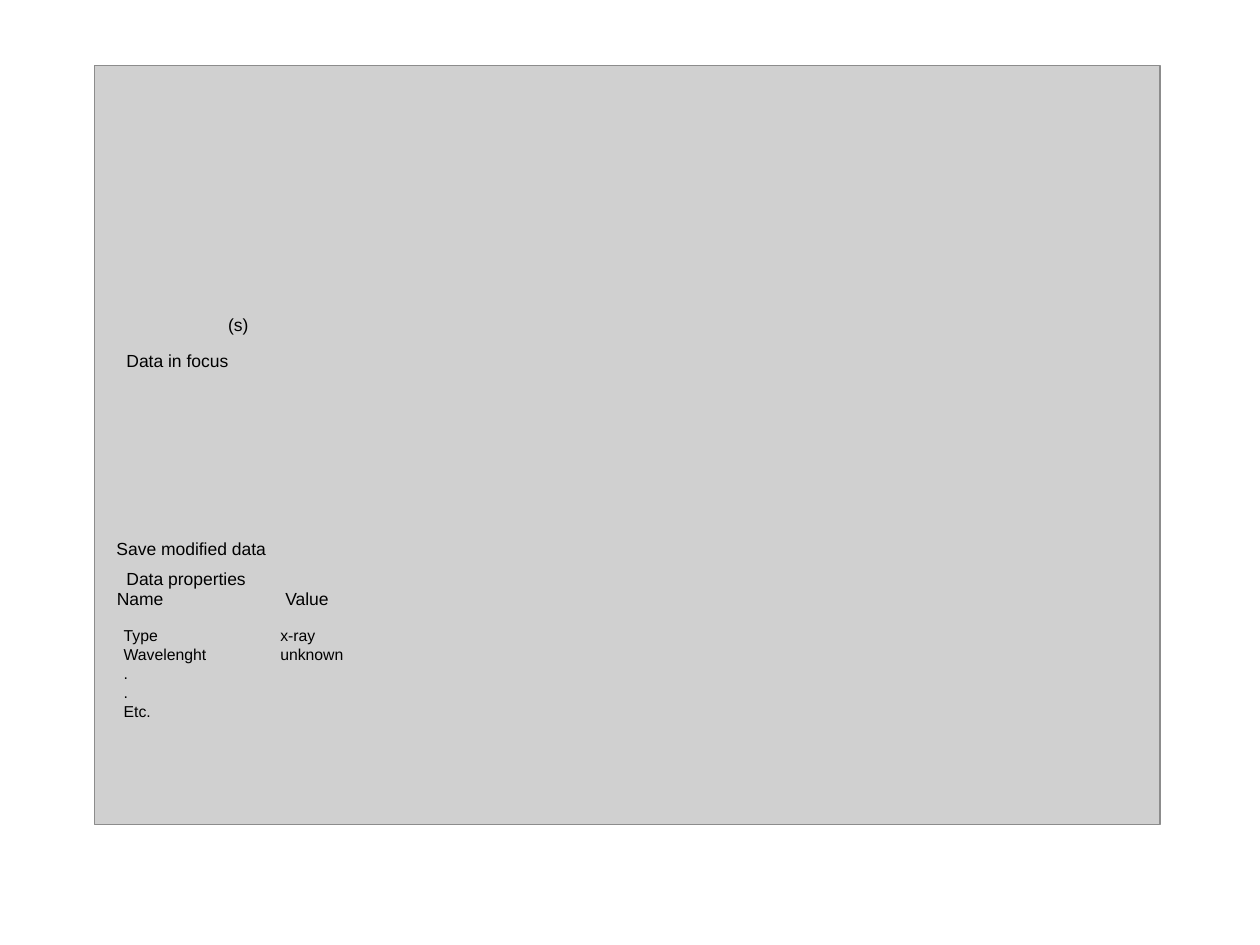
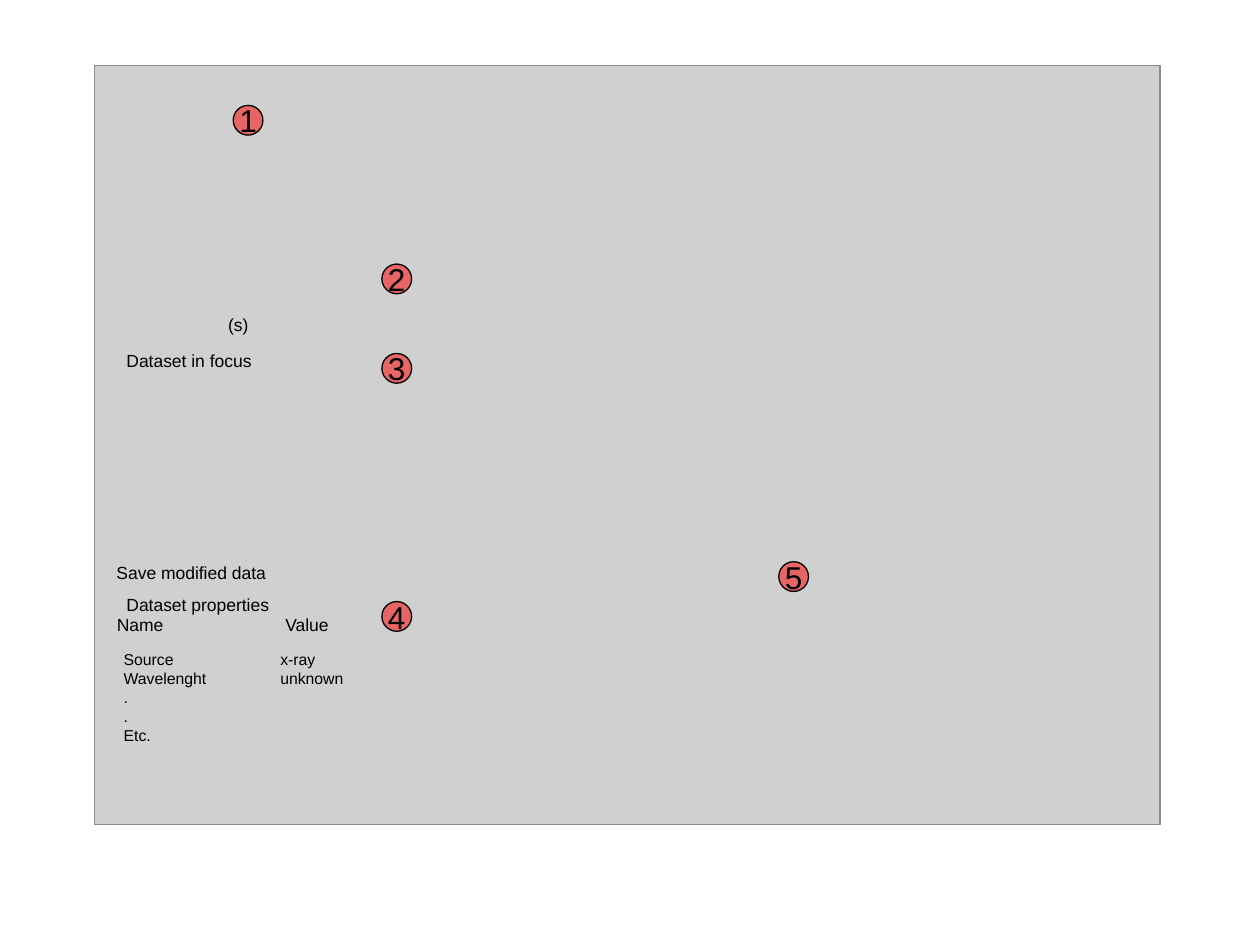
Before and after one commit to arjeneh/jpowder, a slide deck: slide 1 of documents/requirements/kai updated.ppt. Drawn at 1260x945 pixels with LibreOffice and Linux fonts; fonts in the diff are those of the drawing; grey boxes stand for pictures. Boxes give left, top, right and bottom in pixels: in the first picture for what was removed or moved away, otherwise in the second. Text is boxed around its words. In the diff, an @@ line names an element or a change of style, - is before the commit and + after.

```diff
--- a/documents/requirements/kai updated.ppt
+++ b/documents/requirements/kai updated.ppt
@@ text at [126, 354, 252, 367]: text changed @@
-Data in focus
+Dataset in focus
@@ group added at [233, 106, 809, 631]: 5 ellipses @@
+1
+2
+3
+4
+5
@@ text at [126, 598, 269, 615]: text changed @@
-Data properties
+Dataset properties
@@ 4 texts: place and size @@
-4 texts at [116, 542, 343, 660]
+4 texts at [116, 566, 343, 684]
@@ text at [124, 654, 315, 669]: text changed @@
-Type x-ray
+Source x-ray
```
Also in this commit, not shown: 5 other files.
